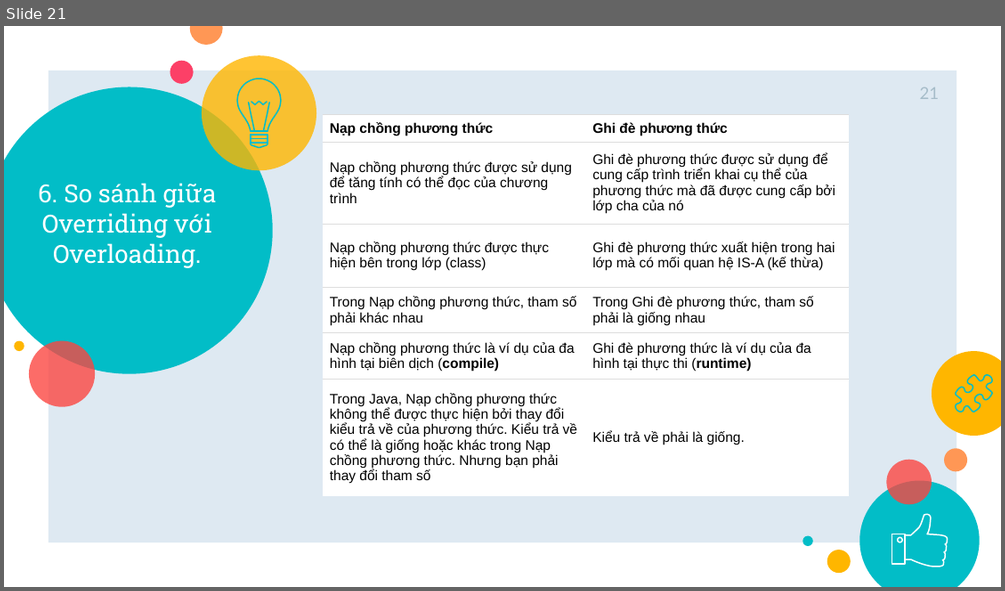
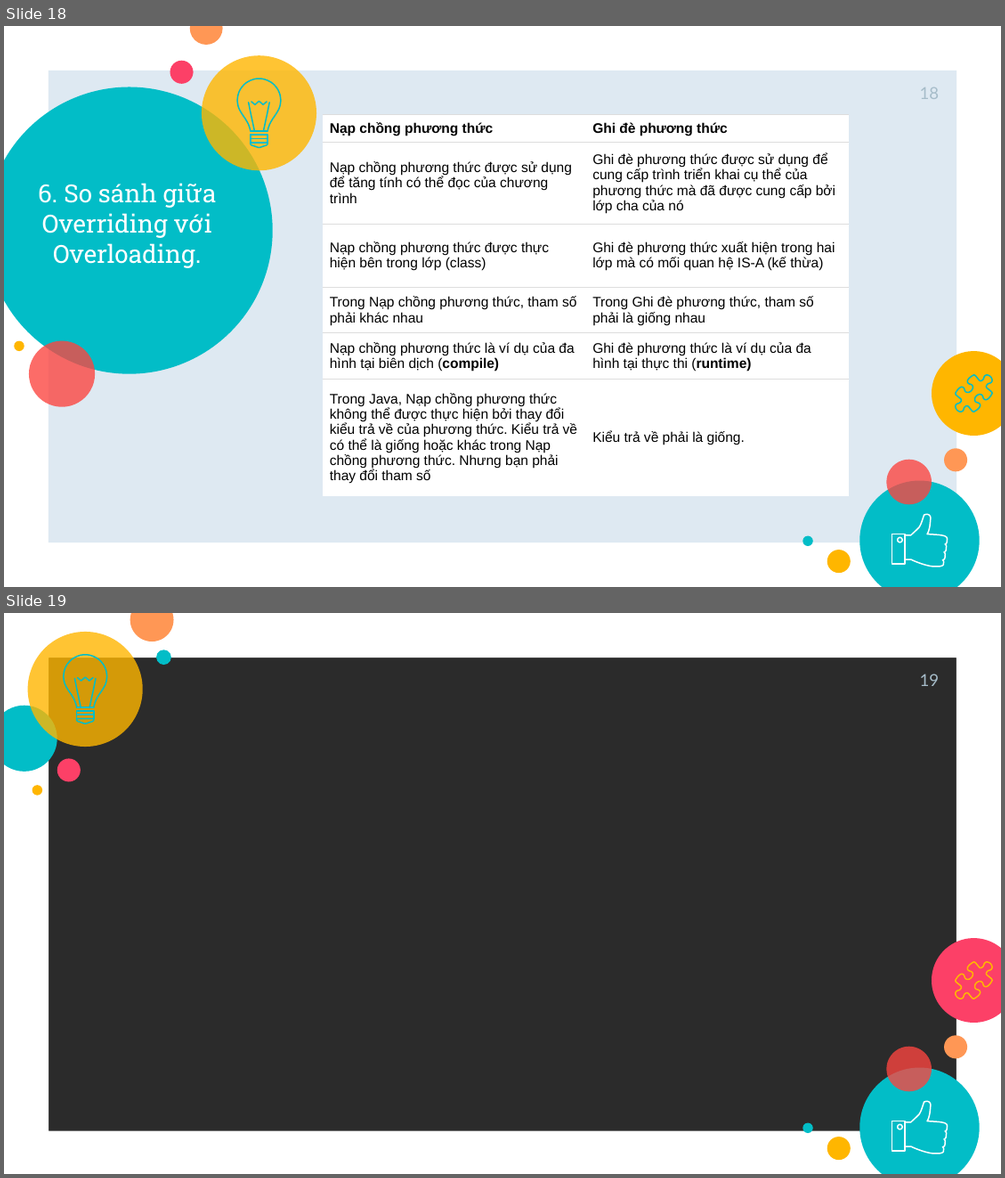
Before and after one commit to SonJava10Rikkei/Demo_Polymorphism-master2, a slide deck: Slide-Polymorphism-master.pptx. Shown one above the other, each under a label of ours: slide 21 before the commit, slides 18 and 19 after it. The pictures are 1005x591 and 1005x1178 pixels, drawn with LibreOffice and Linux fonts; fonts in the diff are those of the drawing; background and template pictures are left out; a plain dark background stands for a picture behind light text. Boxes give left, top, right and bottom in pixels: in the first picture for what was removed or moved away, otherwise in the second. Text is boxed around its words. In the diff, an @@ line names an element or a change of style, - is before the commit and + after.

```diff
--- a/Slide-Polymorphism-master.pptx
+++ b/Slide-Polymorphism-master.pptx
@@ slide 19 added at [4,613,1001,1174], background picture (left out); not listed: 7 template elements that a slide beside it also shows @@
@@ frame added at [4,613,1001,1174], fill #FFFFFF @@
@@ ellipse added at [28,632,143,747], fill #FFB600 at 80% opacity @@
@@ ellipse added at [130,613,175,641], fill #FF9755 @@
@@ ellipse added at [156,649,171,665], fill #02BDC7 @@
@@ page number added at [920,674,939,686], 12 pt, text #A6BCC9 @@
+19
@@ ellipse added at [4,706,57,771], fill #02BDC7 @@
@@ group added at [64,655,107,723]: 8 freeform shapes @@
@@ ellipse added at [57,759,80,781], fill #FC4067 @@
@@ ellipse added at [32,785,42,795], fill #FFB600 @@
@@ ellipse added at [931,938,1001,1022], fill #FC4067 @@
@@ freeform shape added at [955,962,992,998], outline #FFB600 0.96 pt @@
@@ what was slide 21 is now slide 18 @@
@@ page number at [920,87,939,99]: text changed @@
-21
+18
```
Also in this commit, not shown: 6 slides changed, 1 other slide added, 6 slides removed, 2 other files.
